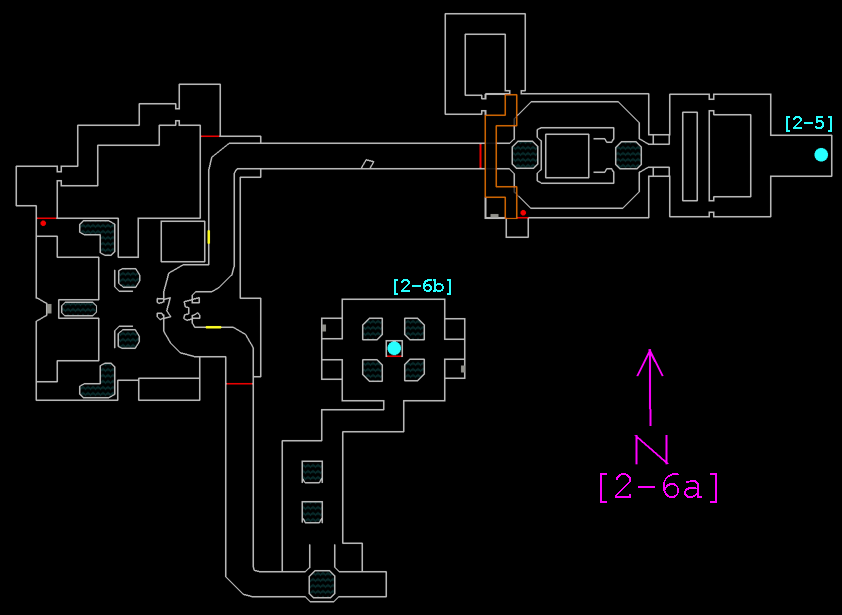
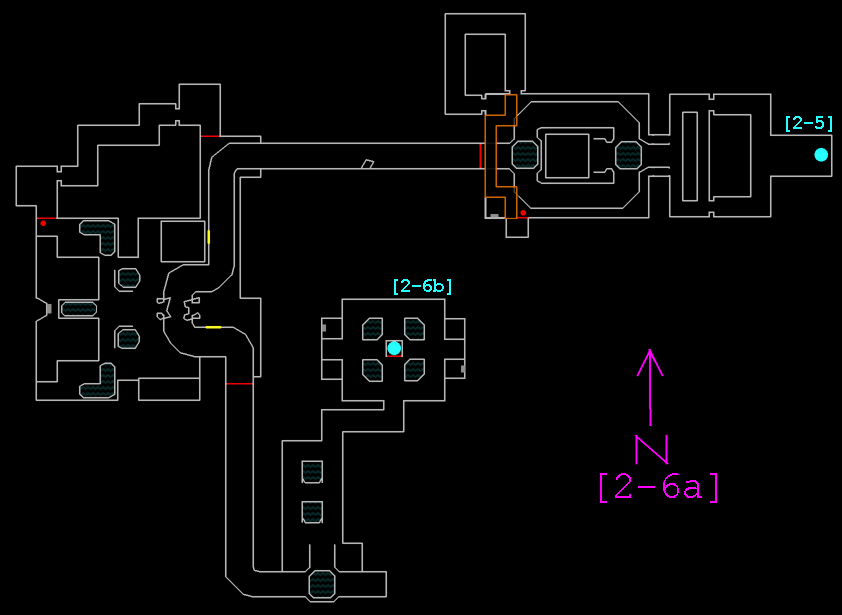
Comparing the layer stacks of the two 842×615 images. Changes:
painted on "base" over [651, 135, 671, 175]